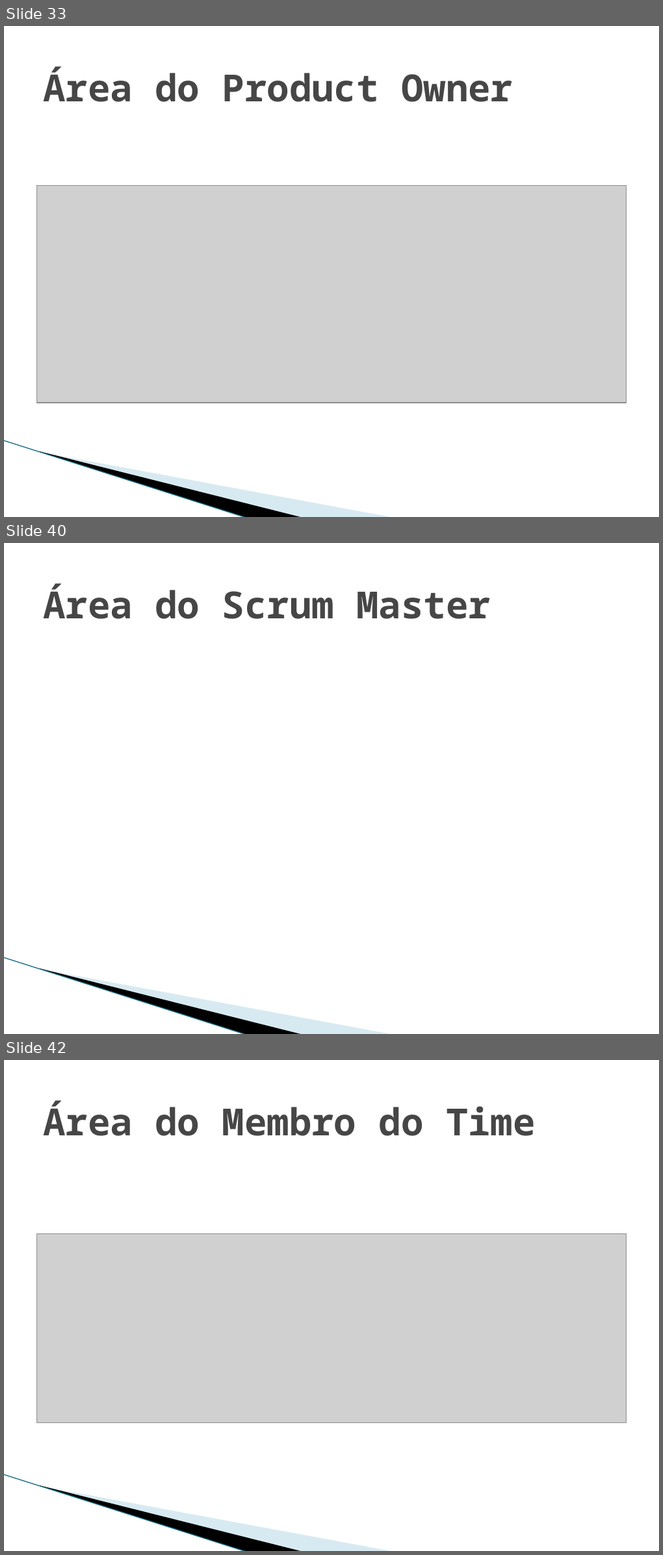
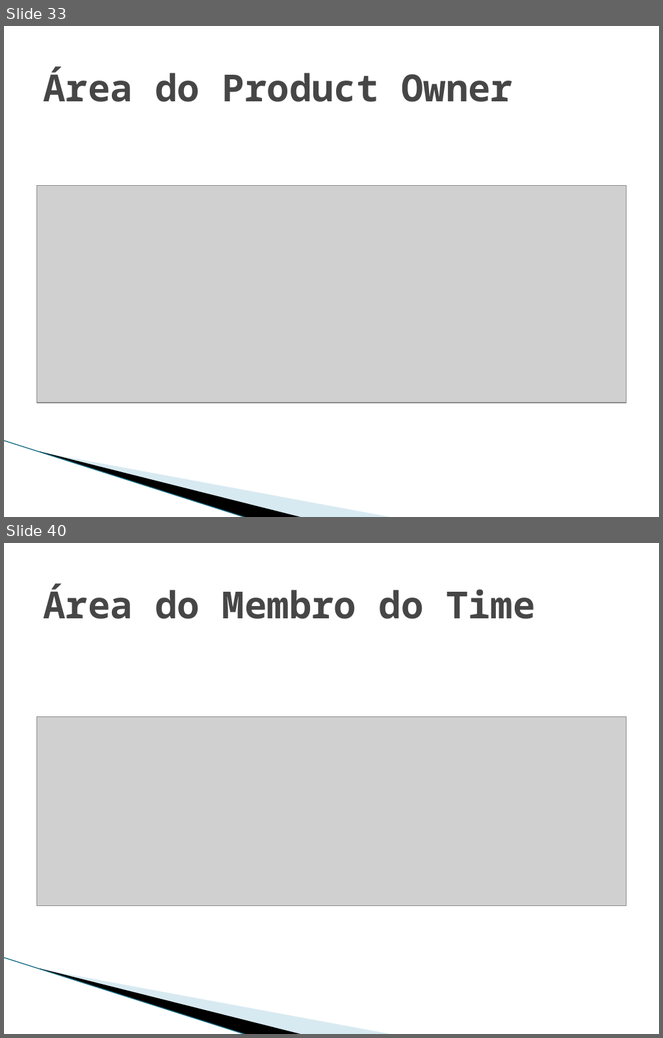
Before and after one commit to Elton-Garbin/TCC-2016, a slide deck: StartIdea/StartIdea.Docs/Apresentacao.pptx. Shown one above the other, each under a label of ours: slides 33, 40 and 42 before the commit, slides 33 and 40 after it; the slides between them are not shown. The pictures are 663x1555 and 663x1038 pixels, drawn with LibreOffice and Linux fonts; fonts in the diff are those of the drawing; grey boxes stand for pictures; background and template pictures are left out. Boxes give left, top, right and bottom in pixels: in the first picture for what was removed or moved away, otherwise in the second. Text is boxed around its words. In the diff, an @@ line names an element or a change of style, - is before the commit and + after.

```diff
--- a/StartIdea/StartIdea.Docs/Apresentacao.pptx
+++ b/StartIdea/StartIdea.Docs/Apresentacao.pptx
@@ slide 40 removed at (4,543,659,1034), background #FFFFFF; not listed: 3 template elements that a slide beside it also shows @@
@@ title removed at (43,583,491,619) @@
-Área do Scrum Master
@@ what was slide 42 is now slide 40 @@
```
Also in this commit, not shown: 6 slides changed, 6 slides added, 1 other slide removed.
